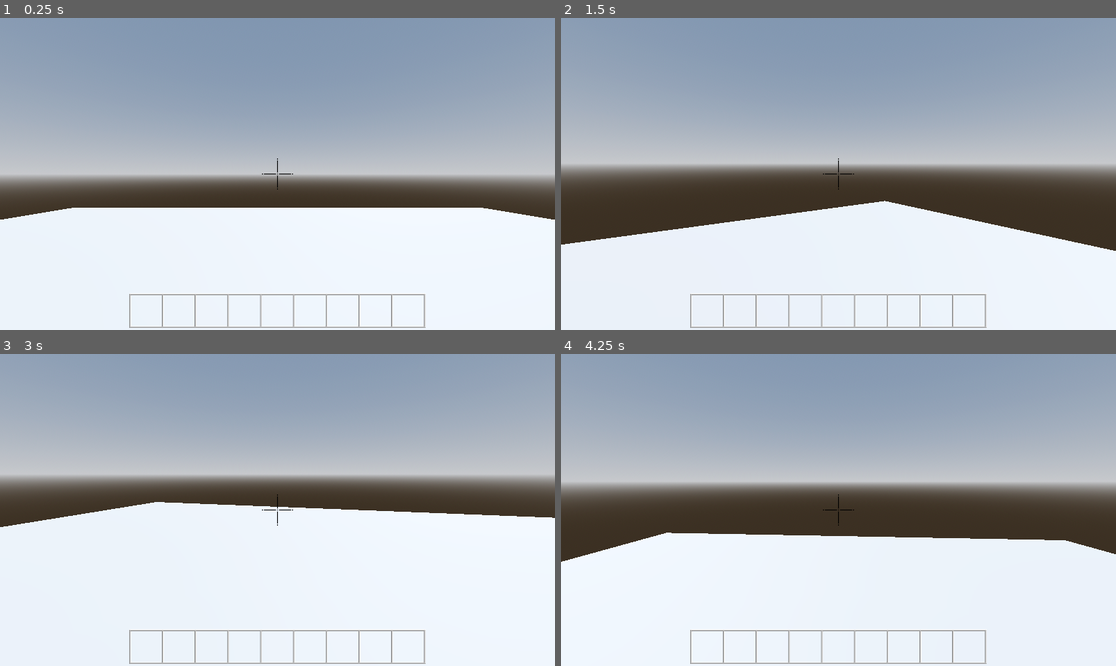
Above: before the commit, frames 1-4 (two rows, left to right).
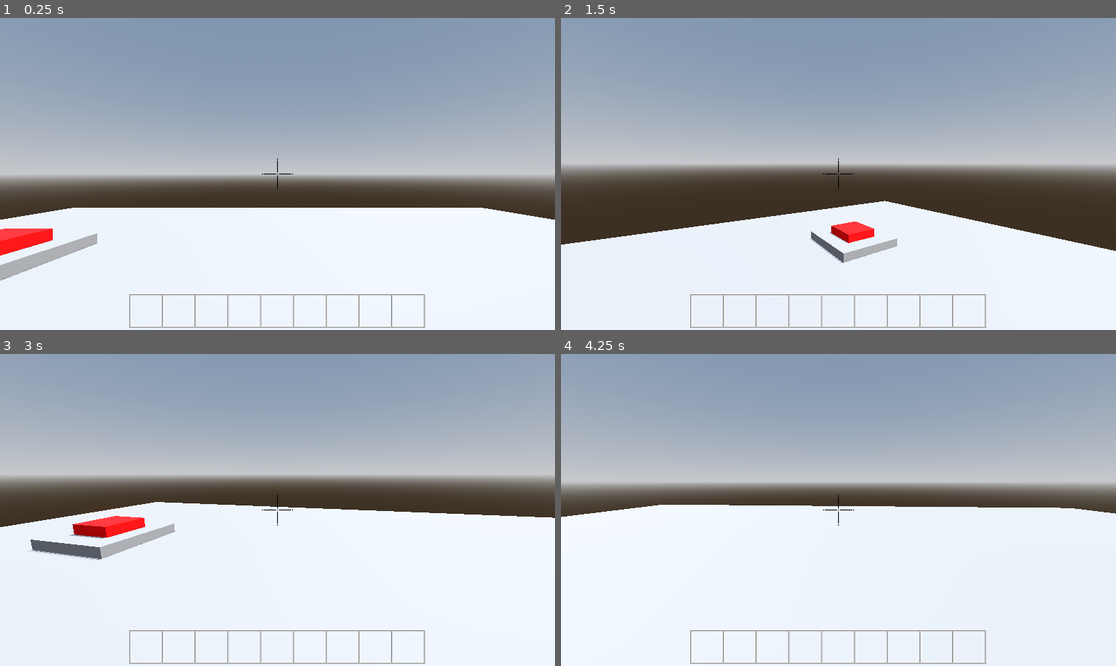
Above: after the commit, the same moments.

Repository: Stevenso2/Karson
Game: Godot game, scene res://assets/World.tscn
Same seed, same stepped clock (60 frames per second), same inputs: the game is played once before the commit and once after it.
Inputs (mouse positions are in pixels of both pictures, inside the frame that each line leads up to):
- Up to frame 1 (0.25 s): no input
- Up to frame 2 (1.5 s): tap Enter at 0.5 s; move the mouse to (866, 174) at 0.52 s; tap 1 (1) at 0.6 s; tap 2 (2) at 0.8, 1.35 s; tap Space (U) at 1.25 s; move the mouse to (810, 174) at 1.27 s
- Up to frame 3 (3 s): tap 3 (3) at 1.55, 2.1 s; move the mouse to (288, 503) at 2.02 s; tap 4 (4) at 2.3, 2.85 s; tap Enter at 2.75 s; move the mouse to (271, 516) at 2.77 s
- Up to frame 4 (4.25 s): tap 5 (5) at 3.05, 3.6 s; tap Space (U) at 3.5 s; move the mouse to (877, 513) at 3.52 s; tap 6 (6) at 3.8 s; tap F5 (REMOVE ON FINAL, bound only after the commit) at 4.15 s

The runs differ from the first frame. In frame 1, 1.3% of the frame differs, in the area x 0-18%, y 67-85%; in frame 2, 0.8%; in frame 3, 1.6%; in frame 4, 10%, in the area x 0-100%, y 48-67%.

Commit message:
Add files via upload

Diff:
--- /dev/null
+++ b/assets/Button.tscn
@@ -0,0 +1,67 @@
+[gd_scene load_steps=9 format=3 uid="uid://bg3ivkj56s7pu"]
+
+[ext_resource type="Script" path="res://scrips/button.gd" id="1_1xver"]
+
+[sub_resource type="BoxMesh" id="BoxMesh_0vhju"]
+size = Vector3(2, 0.25, 2)
+
+[sub_resource type="BoxShape3D" id="BoxShape3D_4nlf2"]
+size = Vector3(2, 0.25, 2)
+
+[sub_resource type="BoxShape3D" id="BoxShape3D_m221e"]
+size = Vector3(1, 0.01, 1)
+
+[sub_resource type="BoxShape3D" id="BoxShape3D_dcs6f"]
+size = Vector3(1, 0.25, 1)
+
+[sub_resource type="StandardMaterial3D" id="StandardMaterial3D_uxbfs"]
+albedo_color = Color(1, 0, 0, 1)
+
+[sub_resource type="BoxMesh" id="BoxMesh_w8v3l"]
+material = SubResource("StandardMaterial3D_uxbfs")
+size = Vector3(1, 0.25, 1)
+
+[sub_resource type="BoxShape3D" id="BoxShape3D_6fwqn"]
+size = Vector3(1, 0.01, 1)
+
+[node name="Button" type="StaticBody3D"]
+collision_mask = 0
+script = ExtResource("1_1xver")
+
+[node name="ButtonBaseMesh" type="MeshInstance3D" parent="."]
+transform = Transform3D(1, 0, 0, 0, 1, 0, 0, 0, 1, 0, 0.125, 0)
+mesh = SubResource("BoxMesh_0vhju")
+
+[node name="ButtonBaseCollision" type="CollisionShape3D" parent="."]
+transform = Transform3D(1, 0, 0, 0, 1, 0, 0, 0, 1, 0, 0.125, 0)
+shape = SubResource("BoxShape3D_4nlf2")
+
+[node name="ContactArea" type="Area3D" parent="."]
+transform = Transform3D(1, 0, 0, 0, 1, 0, 0, 0, 1, 0, 0.25, 0)
+
+[node name="ContactCollision" type="CollisionShape3D" parent="ContactArea"]
+transform = Transform3D(1, 0, 0, 0, 1, 0, 0, 0, 1, 0, 0.005, 0)
+shape = SubResource("BoxShape3D_m221e")
+
+[node name="ButtonFace" type="StaticBody3D" parent="."]
+transform = Transform3D(1, 0, 0, 0, 1, 0, 0, 0, 1, 0, 0.375, 0)
+collision_layer = 2
+collision_mask = 2
+
+[node name="ButtonFaceMesh" type="CollisionShape3D" parent="ButtonFace"]
+transform = Transform3D(1, 0, 0, 0, 1, 0, 0, 0, 1, 0, 0, 0)
+shape = SubResource("BoxShape3D_dcs6f")
+
+[node name="ButtonFaceCollision" type="MeshInstance3D" parent="ButtonFace"]
+transform = Transform3D(1, 0, 0, 0, 1, 0, 0, 0, 1, 0, 0, 0)
+mesh = SubResource("BoxMesh_w8v3l")
+skeleton = NodePath("")
+
+[node name="MoveArea" type="Area3D" parent="ButtonFace"]
+transform = Transform3D(1, 0, 0, 0, 1, 0, 0, 0, 1, 0, 0.12, 0)
+
+[node name="MoveCollision" type="CollisionShape3D" parent="ButtonFace/MoveArea"]
+transform = Transform3D(1, 0, 0, 0, 1, 0, 0, 0, 1, 0, 0.01, 0)
+shape = SubResource("BoxShape3D_6fwqn")
+
+[connection signal="area_entered" from="ButtonFace/MoveArea" to="." method="_on_move_area_area_entered"]
--- a/assets/World.tscn
+++ b/assets/World.tscn
@@ -1,6 +1,7 @@
-[gd_scene load_steps=7 format=3 uid="uid://bt6sc561jqijy"]
+[gd_scene load_steps=8 format=3 uid="uid://bt6sc561jqijy"]
 
 [ext_resource type="PackedScene" uid="uid://4r8al3ot2h5v" path="res://assets/player.tscn" id="1_321kd"]
+[ext_resource type="PackedScene" uid="uid://bg3ivkj56s7pu" path="res://assets/Button.tscn" id="2_j6cc0"]
 
 [sub_resource type="ProceduralSkyMaterial" id="ProceduralSkyMaterial_lkl0i"]
 sky_horizon_color = Color(0.64625, 0.65575, 0.67075, 1)
@@ -25,7 +26,7 @@
 map_depth = 21
 map_data = PackedFloat32Array(0, 0, 0, 0, 0, 0, 0, 0, 0, 0, 0, 0, 0, 0, 0, 0, 0, 0, 0, 0, 0, 0, 0, 0, 0, 0, 0, 0, 0, 0, …(1233 unchanged characters)…
 
-[node name="Node3D" type="Node3D"]
+[node name="World" type="Node3D"]
 
 [node name="DirectionalLight3D" type="DirectionalLight3D" parent="."]
 transform = Transform3D(-0.866025, -0.433013, 0.25, 0, 0.5, 0.866025, -0.5, 0.75, -0.433013, 0, 0, 0)
@@ -45,3 +46,6 @@
 
 [node name="CollisionShape3D" type="CollisionShape3D" parent="Terrain"]
 shape = SubResource("HeightMapShape3D_p3buv")
+
+[node name="Base_Plate" parent="." instance=ExtResource("2_j6cc0")]
+transform = Transform3D(1, 0, 0, 0, 1, 0, 0, 0, 1, -5.29197, -0.00944346, -3.83648)
--- a/assets/player.tscn
+++ b/assets/player.tscn
@@ -12,6 +12,8 @@
 
 [node name="Player" type="CharacterBody3D"]
 disable_mode = 1
+collision_layer = 3
+collision_mask = 3
 axis_lock_angular_x = true
 axis_lock_angular_z = true
 script = ExtResource("1_enlmb")
--- a/project.godot
+++ b/project.godot
@@ -110,3 +110,8 @@
 "events": [Object(InputEventKey,"resource_local_to_scene":false,"resource_name":"","device":-1,"window_id":0,"alt_press …(191 unchanged characters)…
 ]
 }
+"REMOVE ON FINAL"={
+"deadzone": 0.5,
+"events": [Object(InputEventKey,"resource_local_to_scene":false,"resource_name":"","device":-1,"window_id":0,"alt_pressed":false,"shift_pressed":false,"ctrl_pressed":false,"meta_pressed":false,"pressed":false,"keycode":0,"physical_keycode":4194336,"key_label":0,"unicode":0,"location":0,"echo":false,"script":null)
+]
+}
--- /dev/null
+++ b/scrips/button.gd
@@ -0,0 +1,11 @@
+extends StaticBody3D
+
+@onready var contact_collision: CollisionShape3D = $ContactArea/ContactCollision
+@onready var move_collision: CollisionShape3D = $ButtonFace/MoveArea/MoveCollision
+@onready var button_face: StaticBody3D = $ButtonFace
+
+# Called when the node enters the scene tree for the first time.
+
+
+func _on_move_area_area_entered(area: Area3D) -> void:
+	pass # Replace with function body.
--- a/scrips/global.gd
+++ b/scrips/global.gd
@@ -11,8 +11,13 @@
 
 var pause = false
 
+var DEV = false
+
 
 func _process(delta: float) -> void:
+	if Input.is_action_just_pressed("REMOVE ON FINAL"):
+		DEV = !DEV
+
 	if pause:
 		Input.set_mouse_mode(Input.MOUSE_MODE_VISIBLE)
 	else:
--- a/scrips/player.gd
+++ b/scrips/player.gd
@@ -9,6 +9,9 @@
 
 var rot_x = 0
 var rot_y = 0
+
+var devPos: Vector3
+var devspeed = 0.1
 
 func _ready():
 	# Hide the mouse cursor and keep it centered.
@@ -27,8 +30,12 @@
 			rot_x = clamp(rot_x, -90, 90)
 
 			# Apply the rotation to the camera.
-			camera_3d.rotation_degrees.x = rot_x
-			rotation_degrees.y = rot_y
+			if global.DEV:
+				camera_3d.rotation_degrees.x = rot_x
+				camera_3d.rotation_degrees.y = rot_y
+			else:
+				camera_3d.rotation_degrees.x = rot_x
+				rotation_degrees.y = rot_y
 
 
 func _process(_delta):
@@ -40,7 +47,9 @@
 			global.pause = true
 
 func _physics_process(delta: float) -> void:
-	if not global.pause:
+	if not global.pause && not global.DEV:
+		camera_3d.position = Vector3(0,1.65,0)
+		camera_3d.rotation_degrees.y = 0
 		# Add the gravity.
 		if not is_on_floor():
 			velocity += get_gravity() * delta
@@ -62,3 +71,17 @@
 			velocity.x = move_toward(velocity.x, 0, SPEED)
 
 		move_and_slide()
+
+	if global.DEV:
+		if Input.is_action_pressed("U") and is_on_floor():
+			devPos.y += delta
+
+		# Get the input direction and handle the movement/deceleration.
+		# As good practice, you should replace UI actions with custom gameplay actions.
+		var dir = Input.get_vector("L", "R", "F", "B", 0).normalized()
+		var zdir = Vector2(dir.y, 0).rotated(-camera_3d.rotation.x-90)
+		dir = Vector2(dir.x, dir.y).rotated(-camera_3d.rotation.y)
+		devPos.x += dir.x * devspeed
+		devPos.z += dir.y * devspeed
+		devPos.y += zdir.x * devspeed
+		camera_3d.position = devPos
